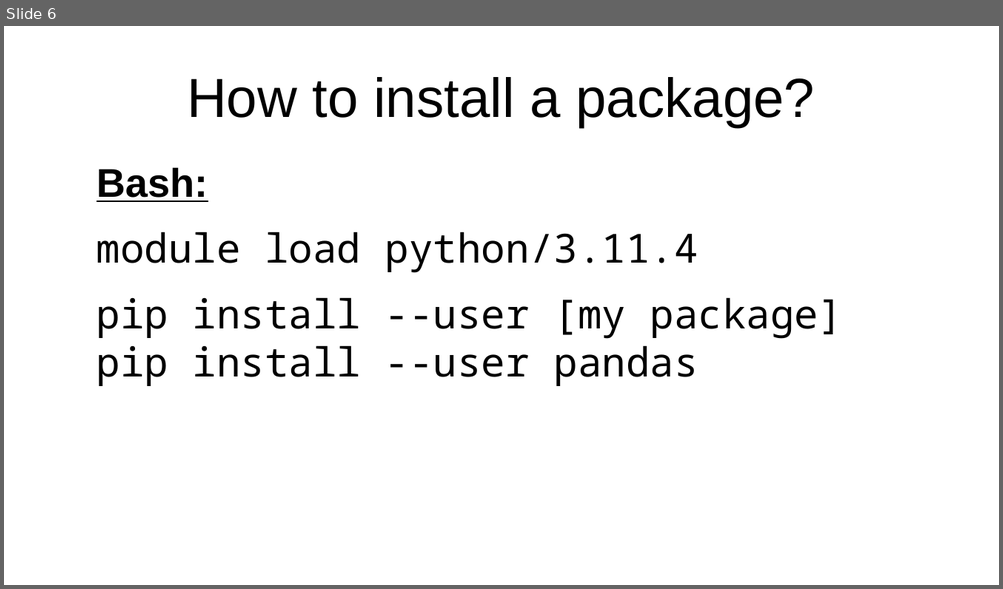
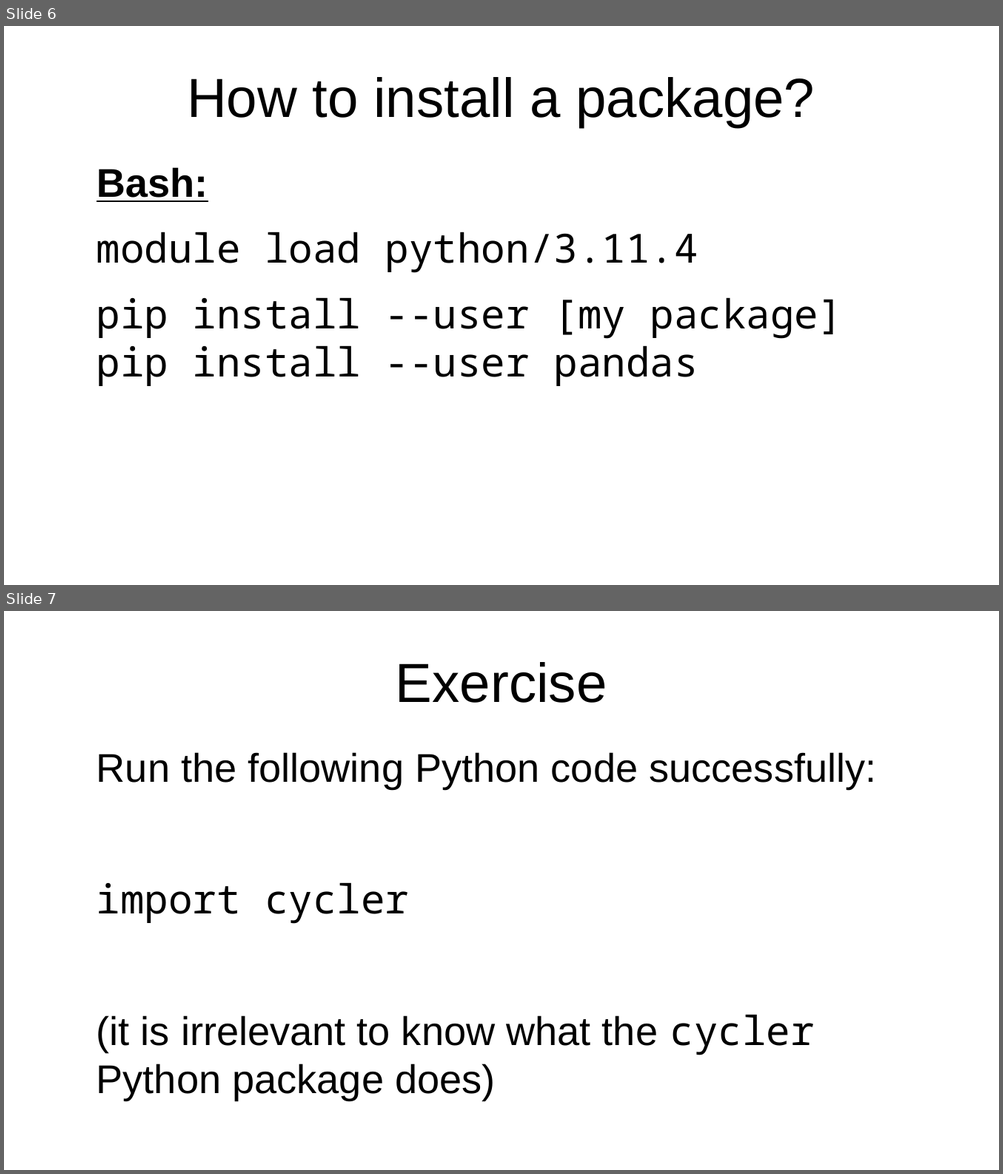
Before and after one commit to UPPMAX/R-python-julia-matlab-HPC, a slide deck: docs/python/find_and_use_packages.odp. Shown one above the other, each under a label of ours: slide 6 before the commit, slides 6 and 7 after it. The pictures are 1003x589 and 1003x1174 pixels, drawn with LibreOffice and Linux fonts; fonts in the diff are those of the drawing. Boxes give left, top, right and bottom in pixels: in the first picture for what was removed or moved away, otherwise in the second. Text is boxed around its words. In the diff, an @@ line names an element or a change of style, - is before the commit and + after.

Commit message:
Add exercise

```diff
--- a/docs/python/find_and_use_packages.odp
+++ b/docs/python/find_and_use_packages.odp
@@ slide 7 added at (x1=4, y1=611, x2=999, y2=1170), background #FFFFFF @@
@@ title added at (x1=395, y1=662, x2=607, y2=703), 44 pt, text #000000 @@
+Exercise
@@ text added at (x1=96, y1=752, x2=876, y2=1100), 32 pt, text #000000 @@
+Run the following Python code successfully:
+import cycler
+(it is irrelevant to know what the cycler Python package does)
```
Also in this commit, not shown: 1 other file.
